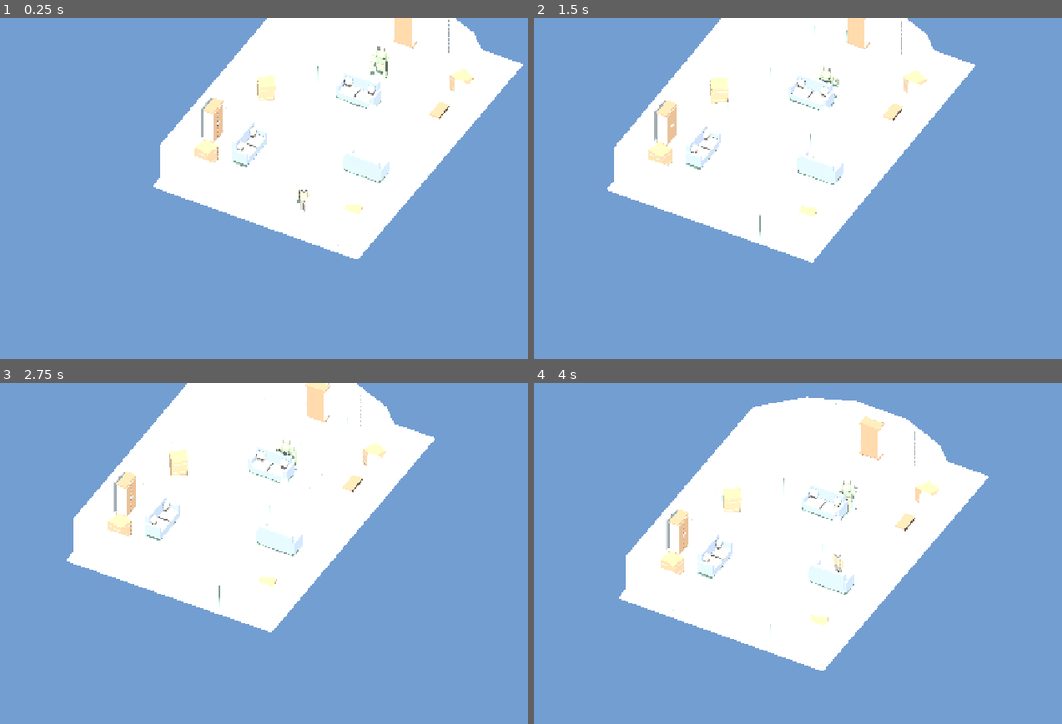
Above: before the commit, frames 1-4 (two rows, left to right).
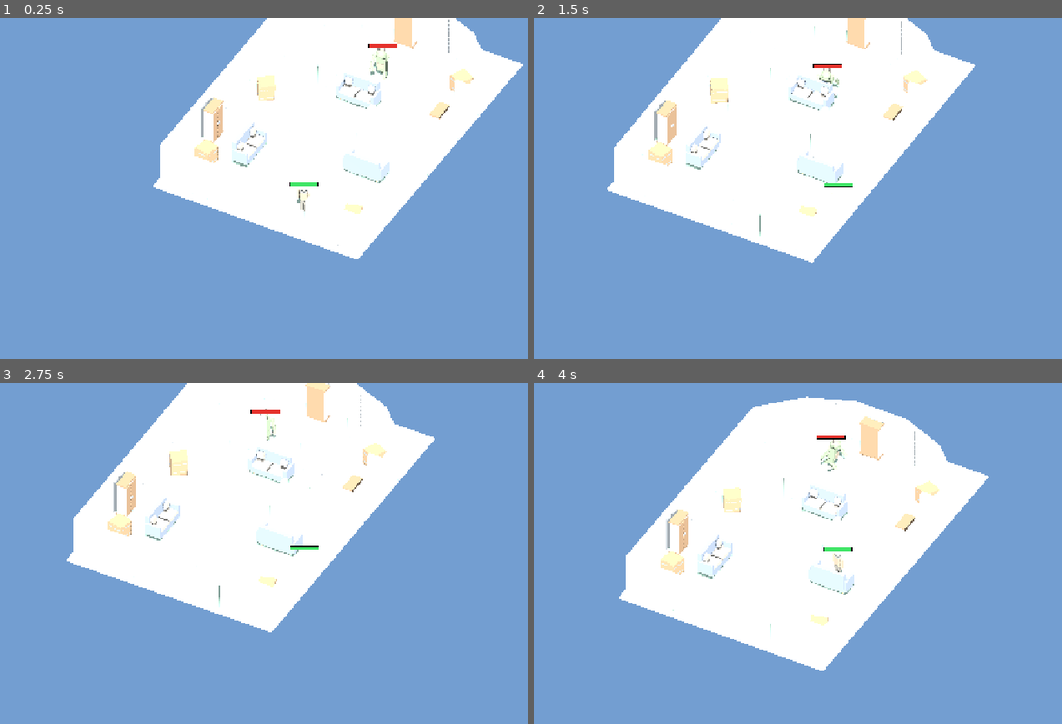
Above: after the commit, the same moments.

Repository: nhudson99/nuclear-winter
Game: Godot game, scene res://scenes/Main.tscn
The game is run twice, just before and just after one commit, with the same random seed, the same clock (stepped at 60 frames per second) and the same inputs.
Inputs:
- Up to frame 1 (0.25 s): no input
- Up to frame 2 (1.5 s): hold D (move_right) 0.53-1.28 s; hold S (move_down) from 1.28 s (still down)
- Up to frame 3 (2.75 s): release S (move_down) at 2.03 s; hold D (move_right) from 2.03 s (still down)
- Up to frame 4 (4 s): release D (move_right) at 2.78 s; hold W (move_up) 2.78-3.53 s; hold A (move_left) from 3.53 s (still down)

The runs differ from the first frame. In frame 1, 0.1% of the frame differs, in the area x 54-76%, y 7-50%; in frame 2, 0.1%; in frame 3, 0.3%; in frame 4, 0.4%, in the area x 53-62%, y 15-50%.

Commit message:
Monster proximity tracking, section patrol, and health bars (#5)
* Add monster proximity detect, section patrol, and health bars

Monster now senses players in a close radius, patrols equal level
sections for 30s while checking each room, and deals 100 touch
damage. Player and monster both show 100 HP billboard bars.

Co-authored-by: nhudson99 <nhudson99@users.noreply.github.com>

* Fix smoke coverage for proximity chase and section patrol

Stabilize the headless smoke test around proximity-only chase,
touch damage, and accelerated section dwell advancement.

Co-authored-by: nhudson99 <nhudson99@users.noreply.github.com>

* Fix health bar billboards with Sprite3D textures

Replace edge-on mesh quads with camera-facing Sprite3D bars so
player (green) and monster (red) HP reads clearly in the iso view.

Co-authored-by: nhudson99 <nhudson99@users.noreply.github.com>

---------

Co-authored-by: Cursor Agent <cursoragent@cursor.com>
Co-authored-by: nhudson99 <nhudson99@users.noreply.github.com>

Diff:
--- /dev/null
+++ b/godot/scripts/HealthBar3D.gd
@@ -0,0 +1,50 @@
+extends Node3D
+class_name HealthBar3D
+
+## Billboard HP bar that floats above a character.
+
+@export var bar_width_px: int = 128
+@export var bar_height_px: int = 18
+@export var world_pixel_size: float = 0.012
+@export var fill_color: Color = Color(0.2, 0.85, 0.35, 1.0)
+@export var background_color: Color = Color(0.1, 0.1, 0.12, 1.0)
+@export var border_color: Color = Color(0.02, 0.02, 0.03, 1.0)
+
+var _sprite: Sprite3D
+var _max_health: float = 100.0
+var _current_health: float = 100.0
+
+func _ready() -> void:
+	_sprite = Sprite3D.new()
+	_sprite.name = "BarSprite"
+	_sprite.billboard = BaseMaterial3D.BILLBOARD_ENABLED
+	_sprite.shaded = false
+	_sprite.double_sided = true
+	_sprite.no_depth_test = true
+	_sprite.pixel_size = world_pixel_size
+	_sprite.texture_filter = BaseMaterial3D.TEXTURE_FILTER_NEAREST
+	_sprite.render_priority = 20
+	add_child(_sprite)
+	_redraw()
+
+func set_health(current: float, maximum: float = -1.0) -> void:
+	if maximum > 0.0:
+		_max_health = maximum
+	_current_health = clampf(current, 0.0, _max_health)
+	_redraw()
+
+func _redraw() -> void:
+	if _sprite == null:
+		return
+	var ratio := 0.0 if _max_health <= 0.0 else clampf(_current_health / _max_health, 0.0, 1.0)
+	var img := Image.create(bar_width_px, bar_height_px, false, Image.FORMAT_RGBA8)
+	img.fill(border_color)
+	var inner := Rect2i(2, 2, bar_width_px - 4, bar_height_px - 4)
+	for y in range(inner.position.y, inner.position.y + inner.size.y):
+		for x in range(inner.position.x, inner.position.x + inner.size.x):
+			img.set_pixel(x, y, background_color)
+	var fill_w := int(float(inner.size.x) * ratio)
+	for y in range(inner.position.y, inner.position.y + inner.size.y):
+		for x in range(inner.position.x, inner.position.x + fill_w):
+			img.set_pixel(x, y, fill_color)
+	_sprite.texture = ImageTexture.create_from_image(img)
--- a/godot/scripts/Monster.gd
+++ b/godot/scripts/Monster.gd
@@ -1,16 +1,25 @@
 extends CharacterBody3D
 
-## Chases the player when they are inside FOV and have clear line of sight.
+## Patrols mansion sections room-by-room, detects nearby players in a radius,
+## and also chases on FOV + line of sight. Touching the player deals lethal damage.
 
 @export var move_speed: float = 3.8
 @export var gravity: float = 20.0
 @export var turn_speed: float = 8.0
 @export var detect_range: float = 16.0
+@export var proximity_radius: float = 3.0
 @export var field_of_view_deg: float = 75.0
 @export var eye_height: float = 1.7
 @export var lose_sight_grace: float = 1.25
 @export var walk_anim_speed: float = 9.0
 @export var stride_angle_deg: float = 34.0
+@export var max_health: float = 100.0
+@export var touch_damage: float = 100.0
+@export var health_bar_height: float = 2.35
+@export var section_count: int = 3
+@export var section_dwell_time: float = 30.0
+@export var room_arrive_distance: float = 0.7
+@export var touch_radius: float = 0.95
 
 @onready var visual: Node3D = $MonsterMesh
 
@@ -21,11 +30,28 @@
 var pivot_leg_r: Node3D
 var _walk_phase: float = 0.0
 var _seeing_player: bool = false
+var _near_player: bool = false
 var _time_since_seen: float = 999.0
 var _last_seen_pos: Vector3 = Vector3.ZERO
+var health: float = 100.0
+var _health_bar: HealthBar3D
+var _alive: bool = true
+
+# Level footprint in Godot XZ (Blender floor ~12.4 x 18.2, walls x±6 / z -9..+8).
+const LEVEL_MIN_X: float = -6.0
+const LEVEL_MAX_X: float = 6.0
+const LEVEL_MIN_Z: float = -9.0
+const LEVEL_MAX_Z: float = 8.0
+
+var _sections: Array = [] # Array of Arrays of room dicts {name, center}
+var _section_index: int = 0
+var _room_index: int = 0
+var _section_timer: float = 0.0
+var _patrol_target: Vector3 = Vector3.ZERO
 
 func _ready() -> void:
 	add_to_group("monster")
+	health = max_health
 	player = get_tree().get_first_node_in_group("player") as CharacterBody3D
 	if player == null:
 		player = get_parent().get_node_or_null("Player") as CharacterBody3D
@@ -33,10 +59,16 @@
 	pivot_arm_r = _find_node_by_name(visual, "Pivot_Arm_R") as Node3D
 	pivot_leg_l = _find_node_by_name(visual, "Pivot_Leg_L") as Node3D
 	pivot_leg_r = _find_node_by_name(visual, "Pivot_Leg_R") as Node3D
+	_build_sections()
+	_section_index = _section_for_position(global_position)
+	_room_index = 0
+	_section_timer = 0.0
+	_refresh_patrol_target()
+	_setup_health_bar()
+	_setup_touch_area()
 
 func _physics_process(delta: float) -> void:
-	if player == null or not is_instance_valid(player):
-		player = get_tree().get_first_node_in_group("player") as CharacterBody3D
+	if not _alive:
 		velocity.x = 0.0
 		velocity.z = 0.0
 		_apply_gravity(delta)
@@ -44,7 +76,15 @@
 		_animate_walk(_walk_phase, 0.0)
 		return
 
-	_seeing_player = _can_see_player()
+	if player == null or not is_instance_valid(player):
+		player = get_tree().get_first_node_in_group("player") as CharacterBody3D
+		_patrol(delta)
+		_apply_gravity(delta)
+		move_and_slide()
+		return
+
+	_near_player = _is_player_in_proximity()
+	_seeing_player = _near_player or _can_see_player()
 	if _seeing_player:
 		_time_since_seen = 0.0
 		_last_seen_pos = player.global_position
@@ -52,13 +92,126 @@
 		_time_since_seen += delta
 
 	var chase := _seeing_player or _time_since_seen <= lose_sight_grace
-	var target := player.global_position if _seeing_player else _last_seen_pos
+	if chase:
+		var target := player.global_position if _seeing_player else _last_seen_pos
+		_move_toward(target, delta)
+	else:
+		_patrol(delta)
+
+	_apply_gravity(delta)
+	move_and_slide()
+
+func take_damage(amount: float) -> void:
+	if not _alive or amount <= 0.0:
+		return
+	health = maxf(0.0, health - amount)
+	if _health_bar:
+		_health_bar.set_health(health, max_health)
+	if health <= 0.0:
+		_alive = false
+		velocity = Vector3.ZERO
+
+func is_alive() -> bool:
+	return _alive
+
+func get_current_section() -> int:
+	return _section_index
+
+func get_section_rooms(section_idx: int) -> Array:
+	if section_idx < 0 or section_idx >= _sections.size():
+		return []
+	return _sections[section_idx]
+
+func configure_patrol_for_test(dwell_time: float, section_idx: int = 0) -> void:
+	section_dwell_time = dwell_time
+	_section_timer = 0.0
+	_section_index = clampi(section_idx, 0, maxi(_sections.size() - 1, 0))
+	_room_index = 0
+	_time_since_seen = 999.0
+	_seeing_player = false
+	_near_player = false
+	_refresh_patrol_target()
+
+func _setup_health_bar() -> void:
+	_health_bar = HealthBar3D.new()
+	_health_bar.name = "HealthBar"
+	_health_bar.fill_color = Color(0.9, 0.2, 0.18, 1.0)
+	_health_bar.position = Vector3(0.0, health_bar_height, 0.0)
+	add_child(_health_bar)
+	_health_bar.set_health(health, max_health)
+
+func _setup_touch_area() -> void:
+	var area := Area3D.new()
+	area.name = "TouchArea"
+	area.collision_layer = 0
+	area.collision_mask = 2 # player layer
+	area.monitoring = true
+	area.monitorable = false
+	var shape := CollisionShape3D.new()
+	shape.name = "CollisionShape3D"
+	var sphere := SphereShape3D.new()
+	sphere.radius = touch_radius
+	shape.shape = sphere
+	shape.position = Vector3(0.0, 1.0, 0.0)
+	area.add_child(shape)
+	add_child(area)
+	area.body_entered.connect(_on_touch_body_entered)
+
+func _on_touch_body_entered(body: Node3D) -> void:
+	if not _alive:
+		return
+	if body == null or not body.is_in_group("player"):
+		return
+	if body.has_method("take_damage"):
+		body.take_damage(touch_damage)
+
+func _patrol(delta: float) -> void:
+	if _sections.is_empty():
+		velocity.x = 0.0
+		velocity.z = 0.0
+		_animate_walk(_walk_phase, 0.0)
+		return
+
+	_section_timer += delta
+	if _section_timer >= section_dwell_time:
+		_section_timer = 0.0
+		_section_index = (_section_index + 1) % _sections.size()
+		_room_index = 0
+		_refresh_patrol_target()
+
+	var rooms: Array = _sections[_section_index]
+	if rooms.is_empty():
+		velocity.x = 0.0
+		velocity.z = 0.0
+		_animate_walk(_walk_phase, 0.0)
+		return
+
+	var to_target := _patrol_target - global_position
+	to_target.y = 0.0
+	if to_target.length() <= room_arrive_distance:
+		_room_index = (_room_index + 1) % rooms.size()
+		_refresh_patrol_target()
+
+	_move_toward(_patrol_target, delta)
+
+func _refresh_patrol_target() -> void:
+	if _sections.is_empty():
+		_patrol_target = global_position
+		return
+	var rooms: Array = _sections[_section_index]
+	if rooms.is_empty():
+		_patrol_target = global_position
+		return
+	_room_index = clampi(_room_index, 0, rooms.size() - 1)
+	var room: Dictionary = rooms[_room_index]
+	_patrol_target = room["center"]
+
+func _move_toward(target: Vector3, delta: float) -> void:
 	var to_target := target - global_position
 	to_target.y = 0.0
 	var distance := to_target.length()
-
-	if chase and distance > 0.45:
-		var direction := to_target.normalized()
+	if distance > 0.45:
+		var direction := to_target / distance
 		velocity.x = direction.x * move_speed
 		velocity.z = direction.z * move_speed
 		# Mesh faces -Z at rest (Blender +Y); add PI so the creature looks toward travel.
@@ -71,16 +224,24 @@
 		velocity.z = 0.0
 		_animate_walk(_walk_phase, 0.0)
 
-	_apply_gravity(delta)
-	move_and_slide()
-
 func _apply_gravity(delta: float) -> void:
 	if not is_on_floor():
 		velocity.y -= gravity * delta
 	else:
 		velocity.y = 0.0
 
+func _is_player_in_proximity() -> bool:
+	if player == null:
+		return false
+	if player.has_method("is_alive") and not player.is_alive():
+		return false
+	var to_player := player.global_position - global_position
+	to_player.y = 0.0
+	return to_player.length() <= proximity_radius
+
 func _can_see_player() -> bool:
+	if player.has_method("is_alive") and not player.is_alive():
+		return false
 	var to_player := player.global_position - global_position
 	to_player.y = 0.0
 	var distance := to_player.length()
@@ -105,6 +266,50 @@
 	query.exclude = [get_rid()]
 	var hit := space.intersect_ray(query)
 	return hit.is_empty()
+
+func _build_sections() -> void:
+	_sections.clear()
+	var count := maxi(section_count, 1)
+	for _i in count:
+		_sections.append([])
+
+	var rooms := _mansion_rooms()
+	var depth := (LEVEL_MAX_Z - LEVEL_MIN_Z) / float(count)
+	for room in rooms:
+		var center: Vector3 = room["center"]
+		var idx := int(floor((center.z - LEVEL_MIN_Z) / depth))
+		idx = clampi(idx, 0, count - 1)
+		_sections[idx].append(room)
+
+	# Guarantee every section has at least one waypoint derived from equal grid cells.
+	for i in count:
+		if not (_sections[i] as Array).is_empty():
+			continue
+		var z0 := LEVEL_MIN_Z + depth * float(i)
+		var z1 := z0 + depth
+		_sections[i].append({
+			"name": "section_%d_center" % i,
+			"center": Vector3(0.0, 0.05, (z0 + z1) * 0.5),
+		})
+
+func _section_for_position(pos: Vector3) -> int:
+	var count := maxi(section_count, 1)
+	var depth := (LEVEL_MAX_Z - LEVEL_MIN_Z) / float(count)
+	var idx := int(floor((pos.z - LEVEL_MIN_Z) / depth))
+	return clampi(idx, 0, count - 1)
+
+func _mansion_rooms() -> Array:
+	# Centers match the authored mansion rooms (Godot XZ = Blender X, -Y).
+	return [
+		{"name": "bottom_l", "center": Vector3(-3.0, 0.05, 4.5)},
+		{"name": "bottom_r", "center": Vector3(3.0, 0.05, 4.5)},
+		{"name": "mid_l", "center": Vector3(-4.1, 0.05, -1.6)},
+		{"name": "mid_c", "center": Vector3(0.0, 0.05, -1.6)},
+		{"name": "mid_r", "center": Vector3(4.1, 0.05, -1.6)},
+		{"name": "top_l", "center": Vector3(-4.1, 0.05, -6.4)},
+		{"name": "top_c", "center": Vector3(0.0, 0.05, -6.4)},
+		{"name": "top_r", "center": Vector3(4.1, 0.05, -6.4)},
+	]
 
 func _animate_walk(phase: float, amount: float) -> void:
 	var swing := deg_to_rad(stride_angle_deg) * amount * sin(phase)
--- a/godot/scripts/Player.gd
+++ b/godot/scripts/Player.gd
@@ -5,6 +5,8 @@
 @export var turn_speed: float = 12.0
 @export var walk_anim_speed: float = 10.0
 @export var stride_angle_deg: float = 28.0
+@export var max_health: float = 100.0
+@export var health_bar_height: float = 2.15
 
 @onready var visual: Node3D = $Humanoid
 
@@ -13,15 +15,32 @@
 var pivot_leg_l: Node3D
 var pivot_leg_r: Node3D
 var _walk_phase: float = 0.0
+var health: float = 100.0
+var _health_bar: HealthBar3D
+var _alive: bool = true
 
 func _ready() -> void:
 	add_to_group("player")
+	health = max_health
 	pivot_arm_l = _find_node_by_name(visual, "Pivot_Arm_L") as Node3D
 	pivot_arm_r = _find_node_by_name(visual, "Pivot_Arm_R") as Node3D
 	pivot_leg_l = _find_node_by_name(visual, "Pivot_Leg_L") as Node3D
 	pivot_leg_r = _find_node_by_name(visual, "Pivot_Leg_R") as Node3D
+	_health_bar = HealthBar3D.new()
+	_health_bar.name = "HealthBar"
+	_health_bar.fill_color = Color(0.25, 0.9, 0.4, 1.0)
+	_health_bar.position = Vector3(0.0, health_bar_height, 0.0)
+	add_child(_health_bar)
+	_health_bar.set_health(health, max_health)
 
 func _physics_process(delta: float) -> void:
+	if not _alive:
+		velocity = Vector3.ZERO
+		_apply_gravity(delta)
+		move_and_slide()
+		_animate_walk(_walk_phase, 0.0)
+		return
+
 	var input := Vector2.ZERO
 	input.x = Input.get_action_strength("move_right") - Input.get_action_strength("move_left")
 	input.y = Input.get_action_strength("move_down") - Input.get_action_strength("move_up")
@@ -35,12 +54,7 @@
 
 	velocity.x = direction.x * move_speed
 	velocity.z = direction.z * move_speed
-
-	if not is_on_floor():
-		velocity.y -= gravity * delta
-	else:
-		velocity.y = 0.0
-
+	_apply_gravity(delta)
 	move_and_slide()
 
 	var planar := Vector3(velocity.x, 0.0, velocity.z)
@@ -52,6 +66,25 @@
 		_animate_walk(_walk_phase, 1.0)
 	else:
 		_animate_walk(_walk_phase, 0.0)
+
+func take_damage(amount: float) -> void:
+	if not _alive or amount <= 0.0:
+		return
+	health = maxf(0.0, health - amount)
+	if _health_bar:
+		_health_bar.set_health(health, max_health)
+	if health <= 0.0:
+		_alive = false
+		velocity = Vector3.ZERO
+
+func is_alive() -> bool:
+	return _alive
+
+func _apply_gravity(delta: float) -> void:
+	if not is_on_floor():
+		velocity.y -= gravity * delta
+	else:
+		velocity.y = 0.0
 
 func _animate_walk(phase: float, amount: float) -> void:
 	var swing := deg_to_rad(stride_angle_deg) * amount * sin(phase)
--- a/godot/tools/smoke_monster_doors.gd
+++ b/godot/tools/smoke_monster_doors.gd
@@ -1,6 +1,6 @@
 extends SceneTree
 
-## Headless gameplay smoke test: doors are walkable and monster tracks when in view.
+## Headless gameplay smoke: doors, proximity chase, section patrol, touch damage, health bars.
 
 func _initialize() -> void:
 	call_deferred("_run")
@@ -22,10 +22,17 @@
 		quit(1)
 		return
 
+	var player_bar := player.get_node_or_null("HealthBar")
+	var monster_bar := monster.get_node_or_null("HealthBar")
+	var bars_ok := player_bar != null and monster_bar != null
+	print("health_bars_ok=", bars_ok)
+
+	var hp_ok := is_equal_approx(float(player.health), 100.0) and is_equal_approx(float(monster.health), 100.0)
+	print("starting_hp_ok=", hp_ok, " player=", player.health, " monster=", monster.health)
+
 	# Walk north through the center doors toward the monster.
 	player.set_physics_process(false)
 	var start := player.global_position
-	player.velocity = Vector3(0, 0, -5.5)
 	for i in 120:
 		if not player.is_on_floor():
 			player.velocity.y -= 20.0 * 0.033
@@ -38,33 +45,88 @@
 	var after_walk := player.global_position
 	var moved_north := after_walk.z < start.z - 3.5
 	print("door_walk_ok=", moved_north, " start_z=", start.z, " after_z=", after_walk.z)
-	player.set_physics_process(true)
 
-	# Place player in front of monster with clear LOS and force facing.
-	player.global_position = Vector3(0.0, 0.05, -3.5)
-	monster.global_position = Vector3(0.0, 0.05, -6.2)
+	# Proximity chase: player beside the monster (outside FOV cone) in open mid room.
+	monster.touch_damage = 0.0
+	monster.global_position = Vector3(0.0, 0.05, 0.5)
+	player.global_position = Vector3(2.4, 0.05, 0.5)
 	var mesh: Node3D = monster.get_node("MonsterMesh")
-	# Face toward player (+Z): mesh -Z forward => yaw = PI.
-	mesh.rotation.y = PI
+	# Face north (-Z); player is due east → outside 75° FOV, inside proximity radius.
+	mesh.rotation.y = 0.0
+	monster._time_since_seen = 999.0
 	player.velocity = Vector3.ZERO
 	monster.velocity = Vector3.ZERO
+	var prox_start := monster.global_position
+	var prox_player_start := player.global_position
+	for i in 45:
+		await create_timer(0.033).timeout
+	var prox_after := monster.global_position
+	var proximity_chased := prox_after.distance_to(prox_player_start) < prox_start.distance_to(prox_player_start) - 0.5
+	print(
+		"proximity_chase_ok=",
+		proximity_chased,
+		" start_dist=",
+		prox_start.distance_to(prox_player_start),
+		" after_dist=",
+		prox_after.distance_to(prox_player_start)
+	)
 
-	var monster_start := monster.global_position
-	for i in 75:
-		await create_timer(0.033).timeout
-	var monster_after := monster.global_position
-	var chased := monster_after.z > monster_start.z + 0.6
-	print("monster_chase_ok=", chased, " start_z=", monster_start.z, " after_z=", monster_after.z)
+	# Touch damage: approach from outside the touch radius so body_entered fires.
+	monster.set_physics_process(false)
+	monster.touch_damage = 100.0
+	player._alive = true
+	player.health = 100.0
+	if player_bar and player_bar.has_method("set_health"):
+		player_bar.set_health(100.0, 100.0)
+	monster.global_position = Vector3(0.0, 0.05, -6.0)
+	player.global_position = Vector3(3.0, 0.05, -6.0)
+	await create_timer(0.15).timeout
+	player.global_position = Vector3(0.15, 0.05, -6.0)
+	await create_timer(0.35).timeout
+	var touch_ok: bool = float(player.health) <= 0.0 or not player.is_alive()
+	print("touch_damage_ok=", touch_ok, " player_hp=", player.health)
 
-	# Break LOS by hiding player behind a side wall position.
-	player.global_position = Vector3(-4.5, 0.05, -6.2)
-	mesh.rotation.y = PI
-	var hidden_start := monster.global_position
-	await create_timer(2.0).timeout
-	var hidden_after := monster.global_position
-	var stopped := hidden_after.distance_to(hidden_start) < 1.25
-	print("monster_lose_sight_ok=", stopped, " drift=", hidden_after.distance_to(hidden_start))
+	# Section patrol: revive/hide player, shorten dwell, confirm section advance.
+	player._alive = true
+	player.health = 100.0
+	player.global_position = Vector3(20.0, 0.05, 20.0)
+	monster.global_position = Vector3(0.0, 0.05, -6.2)
+	monster.configure_patrol_for_test(1.0, 0)
+	print("patrol_setup dwell=", monster.section_dwell_time, " timer=", monster._section_timer)
+	monster.set_physics_process(true)
+	var section_start: int = monster.get_current_section()
+	var rooms_in_start: Array = monster.get_section_rooms(section_start)
+	var rooms_ok := rooms_in_start.size() >= 1
+	print("section_rooms_ok=", rooms_ok, " section=", section_start, " rooms=", rooms_in_start.size())
+	var patrol_start := monster.global_position
+	await create_timer(1.6).timeout
+	var section_after: int = monster.get_current_section()
+	var section_advanced := section_after != section_start
+	var patrol_moved := monster.global_position.distance_to(patrol_start) > 0.35
+	print(
+		"section_patrol_ok=",
+		section_advanced and patrol_moved,
+		" from=",
+		section_start,
+		" to=",
+		section_after,
+		" moved=",
+		patrol_moved,
+		" timer=",
+		monster._section_timer,
+		" dwell=",
+		monster.section_dwell_time
+	)
 
-	var ok := moved_north and chased and stopped
+	var ok: bool = (
+		bars_ok
+		and hp_ok
+		and moved_north
+		and proximity_chased
+		and touch_ok
+		and rooms_ok
+		and section_advanced
+		and patrol_moved
+	)
 	print("SMOKE_RESULT=", ok)
 	quit(0 if ok else 2)
Not shown, added: godot/scripts/HealthBar3D.gd.uid
Not shown, changed: README.md
